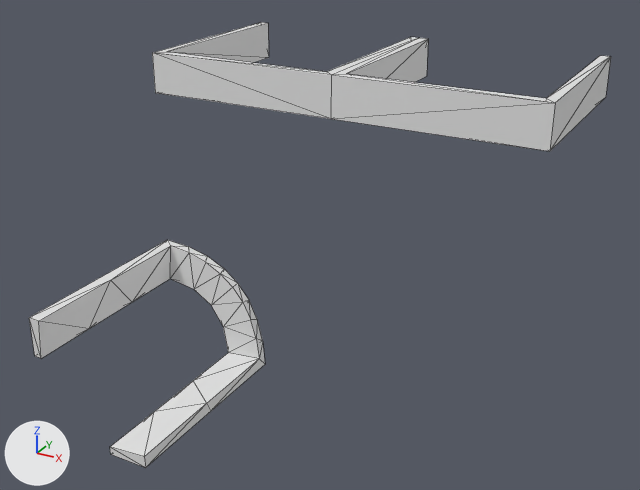
Two versions of the OBJ model data/bmc/SET_4W2C/t_483.obj, one commit apart.
The view is the same before and after, from a 50 mm camera at (0.92, -1.725, 0.745) aimed at (-0.02, -0.015, -0.109). The axes (+X, +Y, +Z) are drawn at lower left. The lights are the same throughout. Mesh edges are drawn as thin lines. Where no turn or scale is listed for an object, it has been applied to the vertices.

In view in the first picture: 't_483'.
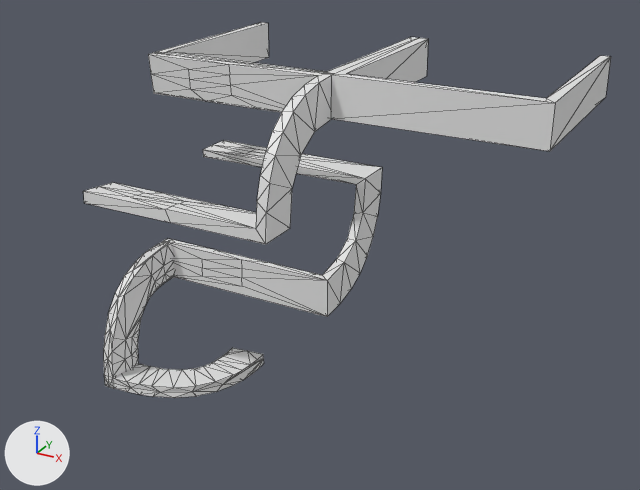
Where the change shows, as pixel boxes (x1, y1, x2, y2) in the pictures (640 x 490 px):
't_483', reshaped (9% narrower, 16% shorter): before (29, 22, 611, 468); after (83, 22, 611, 398)
part 1 of me_t_483, rebuilt (32% narrower, 31% shorter): before (29, 240, 265, 468); after (104, 241, 264, 398)
part 2 of me_t_483, added: after (83, 53, 331, 244)
part 3 of me_t_483, added: after (164, 140, 382, 317)

Diff of the bpy script that builds the scene:
```diff
--- a/data/bmc/SET_4W2C/t_483.obj.py
+++ b/data/bmc/SET_4W2C/t_483.obj.py
@@ me_t_483 @@
 # used by ob_t_483; location = (0.0, 0.0, 0.0)
-me_t_483.from_pydata(...)  # 72 vertices, 138 faces; spans x -0.5..0.5, y -0.5..0.5, z -0.501..0.3
+me_t_483.from_pydata(...)  # 317 vertices, 592 faces; spans x -0.5..0.5, y -0.287..0.5, z -0.5..0.3
+# me_t_483 part 1: the loose piece of 44 vertices spanning x -0.496..-0.196, y -0.5..0.0, z -0.501..-0.201 is rebuilt with 145 vertices and now spans x -0.5..-0.199, y -0.287..0.0, z -0.5..-0.199
+# me_t_483 part 2: a new loose piece of 72 vertices spanning x -0.5..0.0, y -0.286..0.014, z 0.0..0.3
+# me_t_483 part 3: a new loose piece of 72 vertices spanning x -0.5..0.0, y -0.014..0.286, z -0.3..0.0
```
